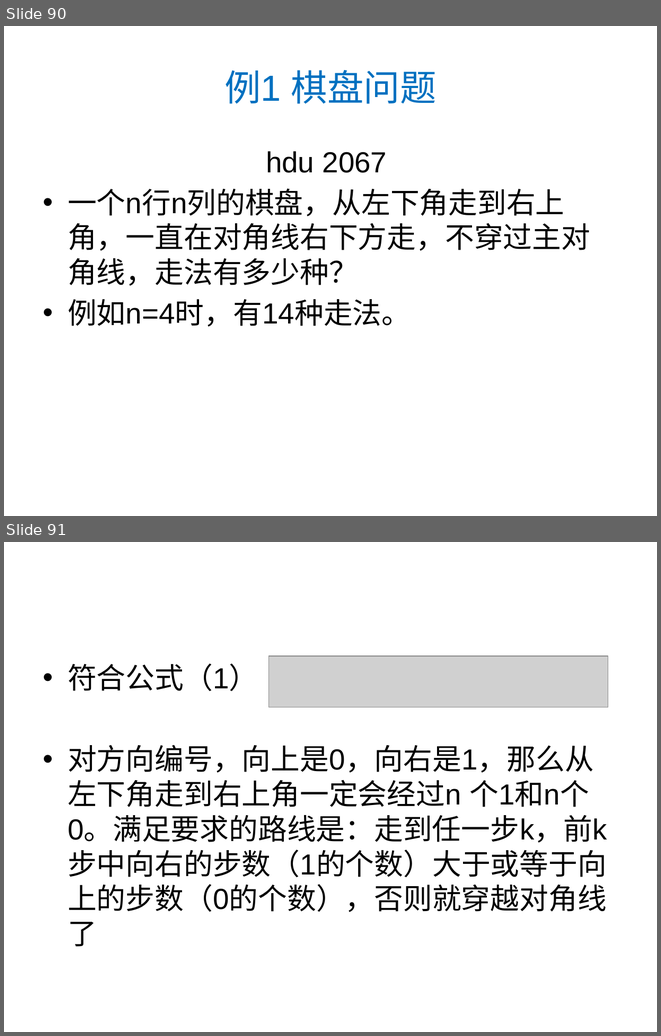
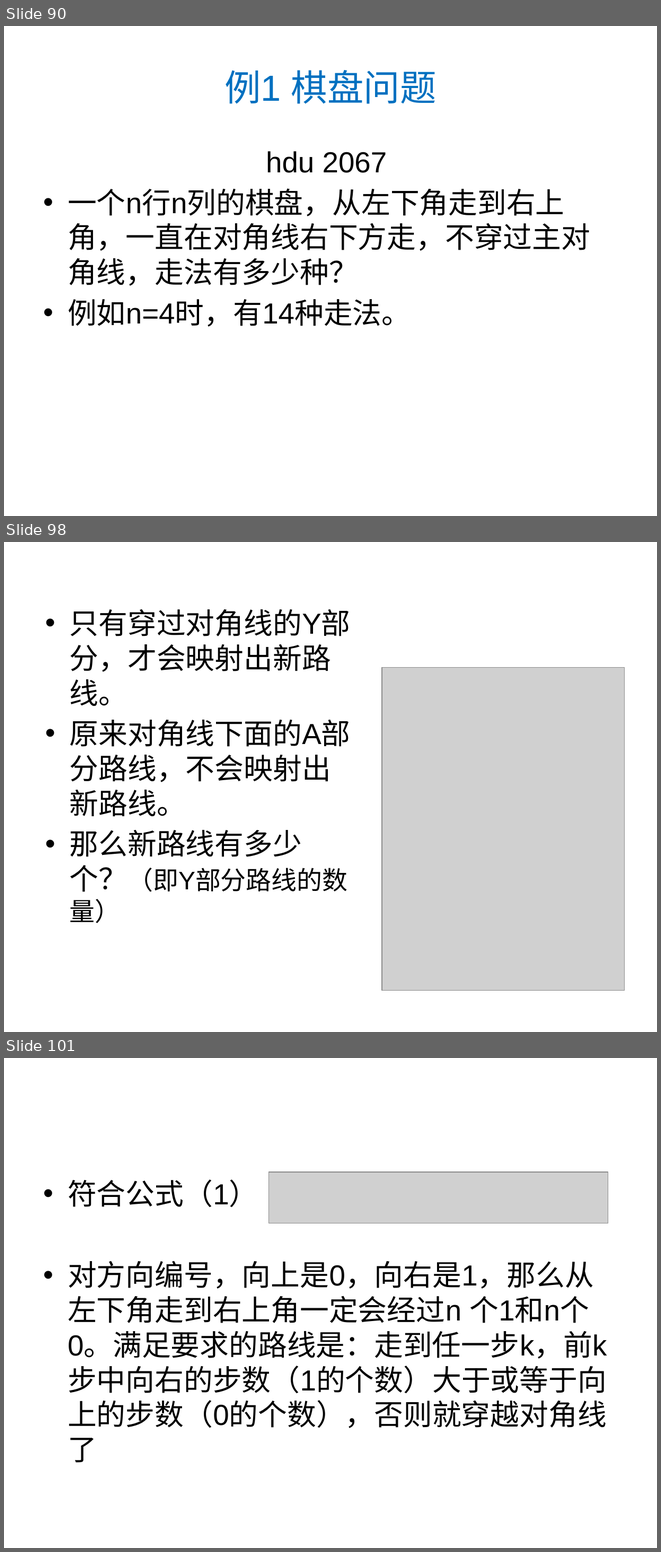
Before and after one commit to luoyongjun999/code, a slide deck: 第8章数学.pptx. Shown one above the other, each under a label of ours: slides 90 and 91 before the commit, slides 90, 98 and 101 after it; the slides between them are not shown. The pictures are 661x1036 and 661x1552 pixels, drawn with LibreOffice and Linux fonts; fonts in the diff are those of the drawing; grey boxes stand for pictures. Boxes give left, top, right and bottom in pixels: in the first picture for what was removed or moved away, otherwise in the second. Text is boxed around its words. In the diff, an @@ line names an element or a change of style, - is before the commit and + after.

```diff
--- a/第8章数学.pptx
+++ b/第8章数学.pptx
@@ slide 98 added at box(4, 542, 657, 1032), background #FFFFFF @@
@@ text added at box(70, 609, 351, 892), 32 pt, text #000000 @@
+• 只有穿过对角线的Y部分，才会映射出新路线。
+• 原来对角线下面的A部分路线，不会映射出新路线。
+• 那么新路线有多少个？（即Y部分路线的数量）
@@ picture added at box(382, 668, 624, 990) @@
@@ what was slide 91 is now slide 101 @@
```
Also in this commit, not shown: 9 other slides added, 1 other file.
